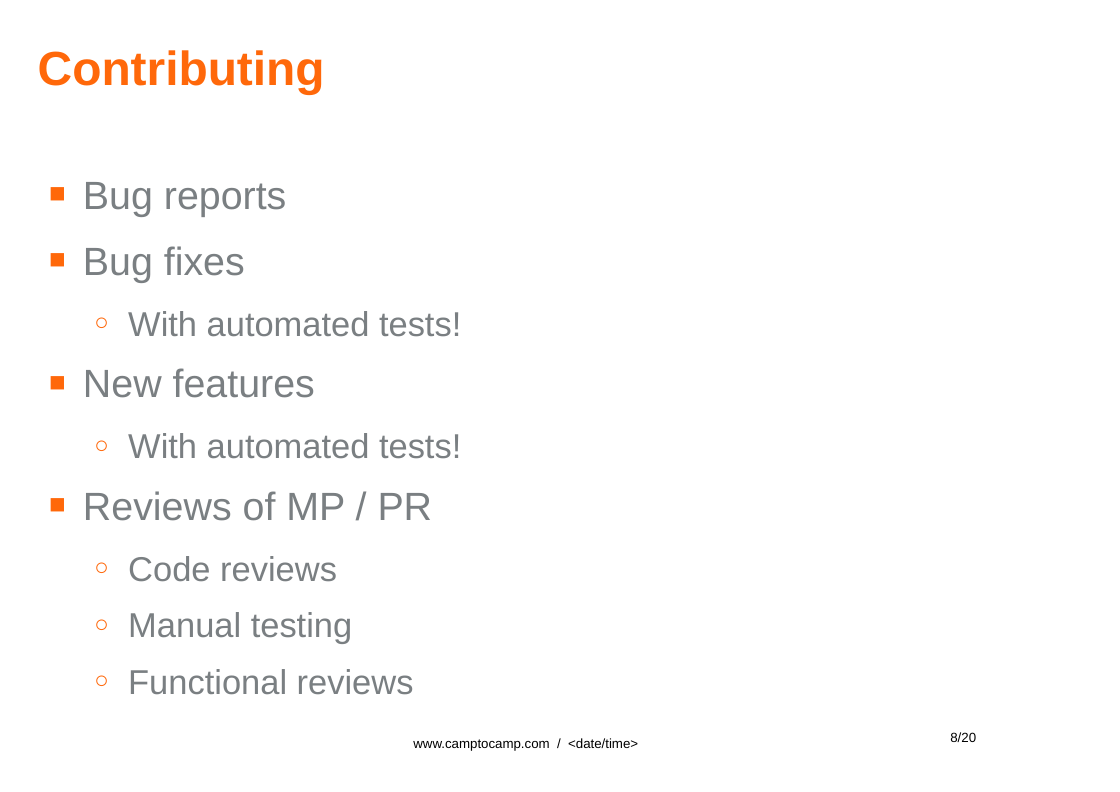
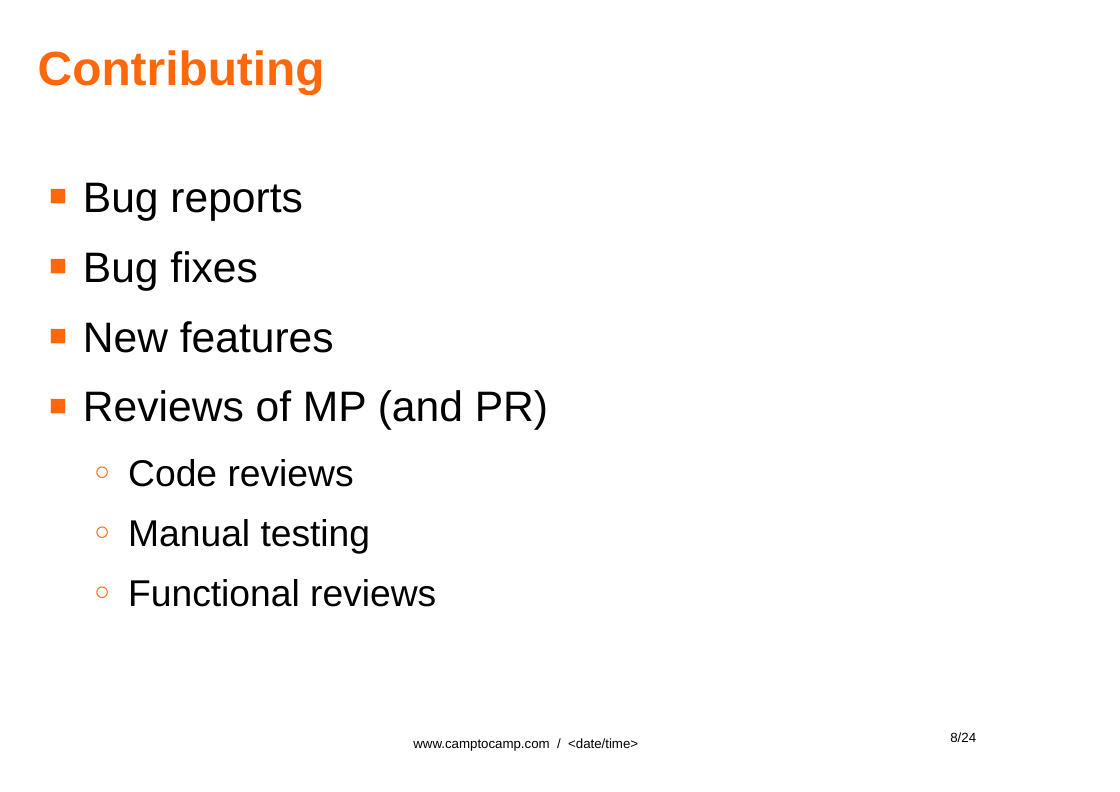
Before and after one commit to gurneyalex/community-days, a slide deck: slide 8 of 2014/talks/Community.odp. Drawn at 1120x792 pixels with LibreOffice and Linux fonts; fonts in the diff are those of the drawing; background and template pictures are left out. Boxes give left, top, right and bottom in pixels: in the first picture for what was removed or moved away, otherwise in the second. Text is boxed around its words. In the diff, an @@ line names an element or a change of style, - is before the commit and + after.

```diff
--- a/2014/talks/Community.odp
+++ b/2014/talks/Community.odp
@@ text at box(83, 182, 436, 607): size 29.6 to 32 pt in "Bug reports", "Bug fixes", "New features"; text colour #7A7F82 to #000000 in "Bug reports", "Bug fixes", "New features", "Code reviews" and 2 more places; size 25.9 to 28 pt in "Code reviews", "Manual testing", "Functional reviews" @@
@@ text at box(128, 311, 461, 337): paragraph removed @@
-  ○ With automated tests!
@@ text at box(83, 390, 548, 430): text changed; size 25.9 to 32 pt; text colour #7A7F82 to #000000 @@
-  ○ With automated tests!
-■ Reviews of MP / PR
+■ Reviews of MP (and PR)
@@ page number at box(950, 732, 976, 742): text changed @@
-8/20
+8/24
```
Also in this commit, not shown: 16 other slides changed, 4 slides added, 4 other files.
